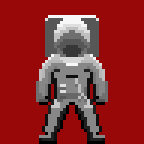
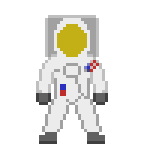
Two versions of the same layered image (144×144). Layer-by-layer changes:
hid "Top Lit", opacity 100% → 35%, painted on it over [36, 15, 108, 144]
hid "Working Background" over [0, 0, 144, 144]
